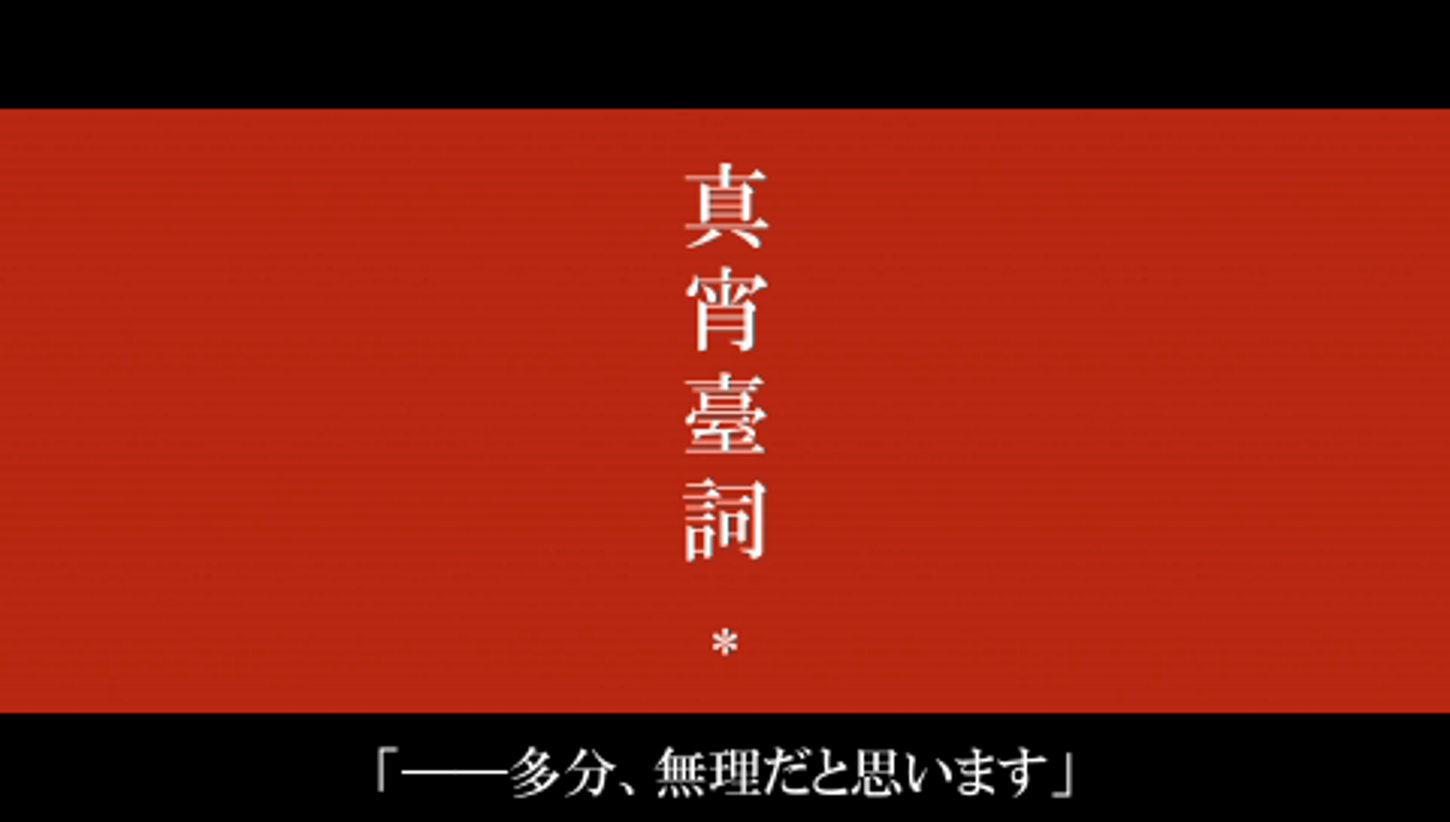
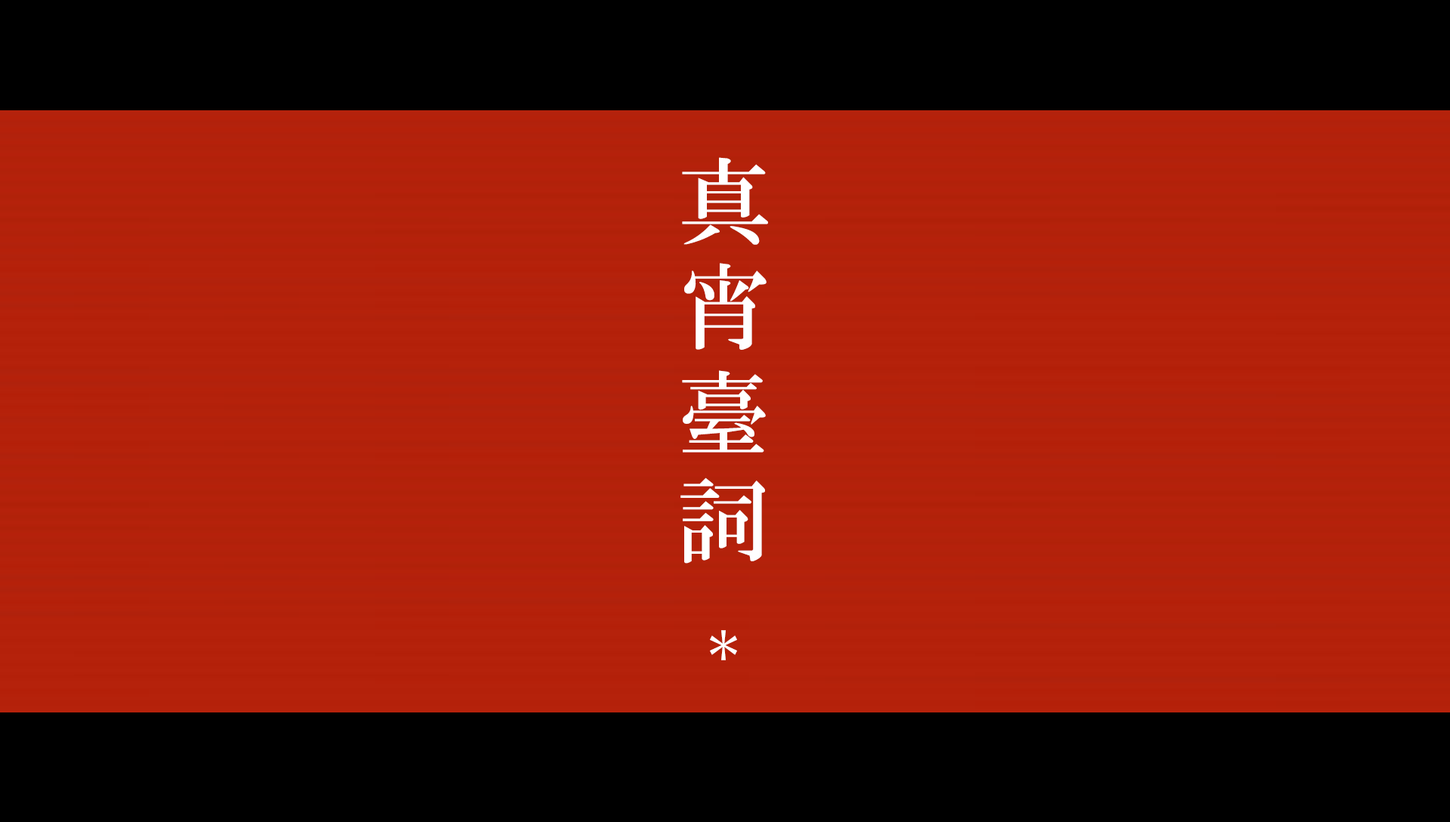
Comparing the layer stacks of the two 1450 x 822 images. Changes:
added layer "真宵臺詞*" above "Layer 2" over [680, 157, 769, 661]
showed "Layer 2" over [0, 107, 1450, 799]
